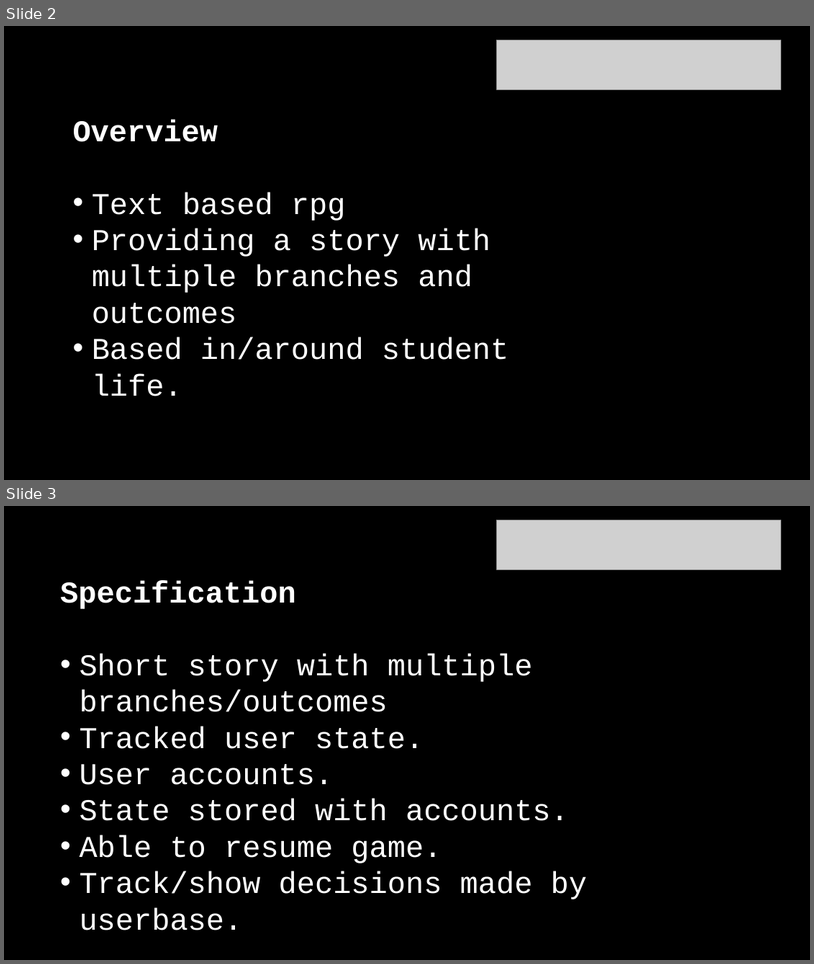
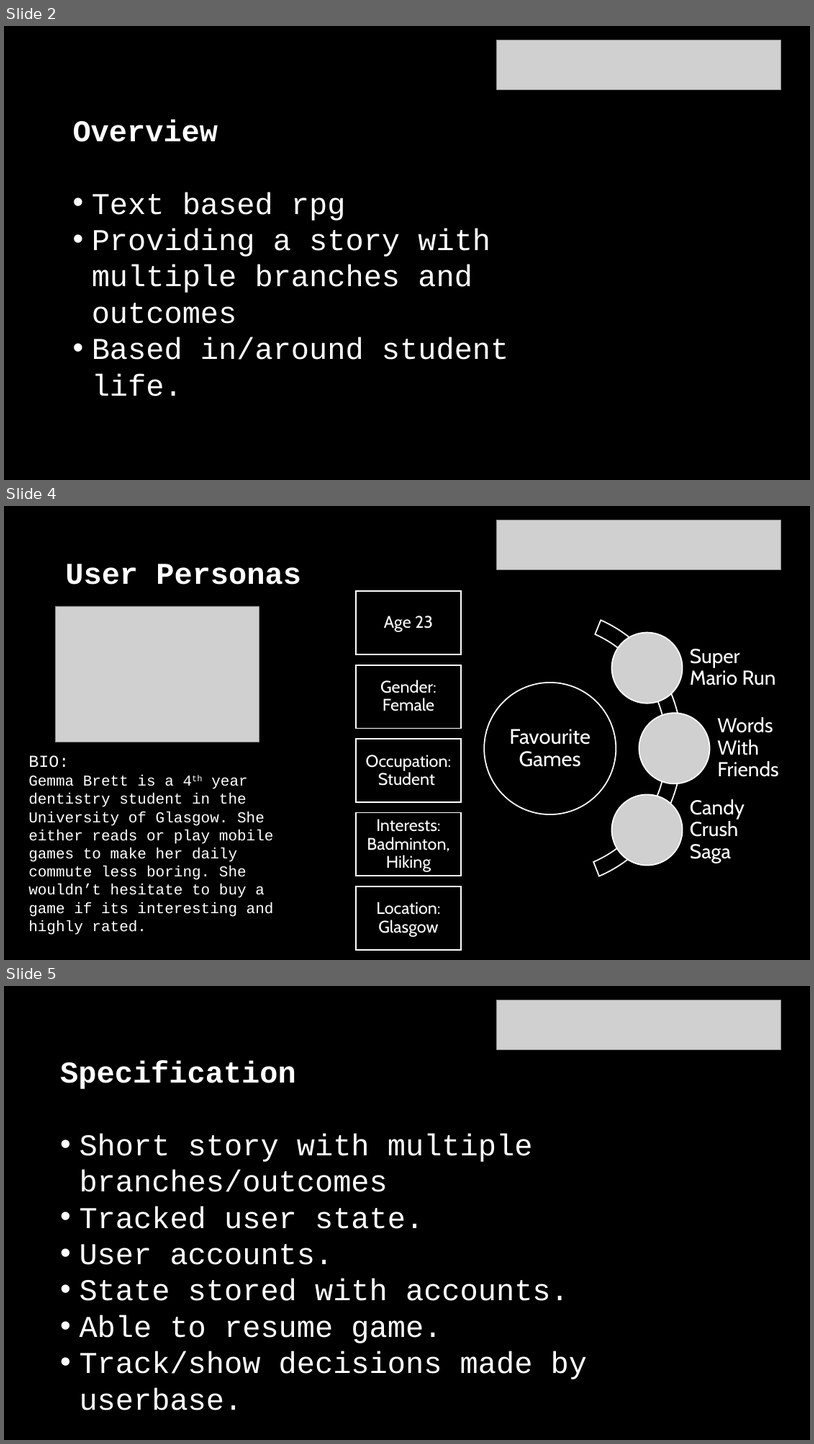
Before and after one commit to christophermcfadyen/glasgowrpg, a slide deck: chris pres.pptx. Shown one above the other, each under a label of ours: slides 2 and 3 before the commit, slides 2, 4 and 5 after it; the slides between them are not shown. The pictures are 814x964 and 814x1444 pixels, drawn with LibreOffice and Linux fonts; fonts in the diff are those of the drawing; grey boxes stand for pictures. Boxes give left, top, right and bottom in pixels: in the first picture for what was removed or moved away, otherwise in the second. Text is boxed around its words. In the diff, an @@ line names an element or a change of style, - is before the commit and + after.

Commit message:
Added user personas

```diff
--- a/chris pres.pptx
+++ b/chris pres.pptx
@@ slide 4 added at [4,506,810,960], background #000000 @@
@@ picture added at [497,520,781,569] @@
@@ title added at [65,564,301,584], 36 pt, text #FFFFFF, bold @@
+User Personas
@@ picture added at [55,606,260,742] @@
@@ text added at [28,755,274,934], 18 pt, text #FFFFFF @@
+BIO:
+Gemma Brett is a 4th year dentistry student in the University of Glasgow. She either reads or play mobile games to make her daily commute less boring. She wouldn’t hesitate to buy a game if its interesting and highly rated.
@@ group added at [417,609,779,886]: 4 texts, 3 pictures, 1 ellipse, 1 arch (boxed as its full ring) @@
+Favourite Games
+Super Mario Run
+Words With Friends
+Candy Crush Saga
@@ group added at [356,591,461,950]: 5 rectangles, 5 texts @@
+Age 23
+Gender: Female
+Occupation: Student
+Interests: Badminton, Hiking
+Location: Glasgow
@@ what was slide 3 is now slide 5 @@
```
Also in this commit, not shown: 1 other slide added.
